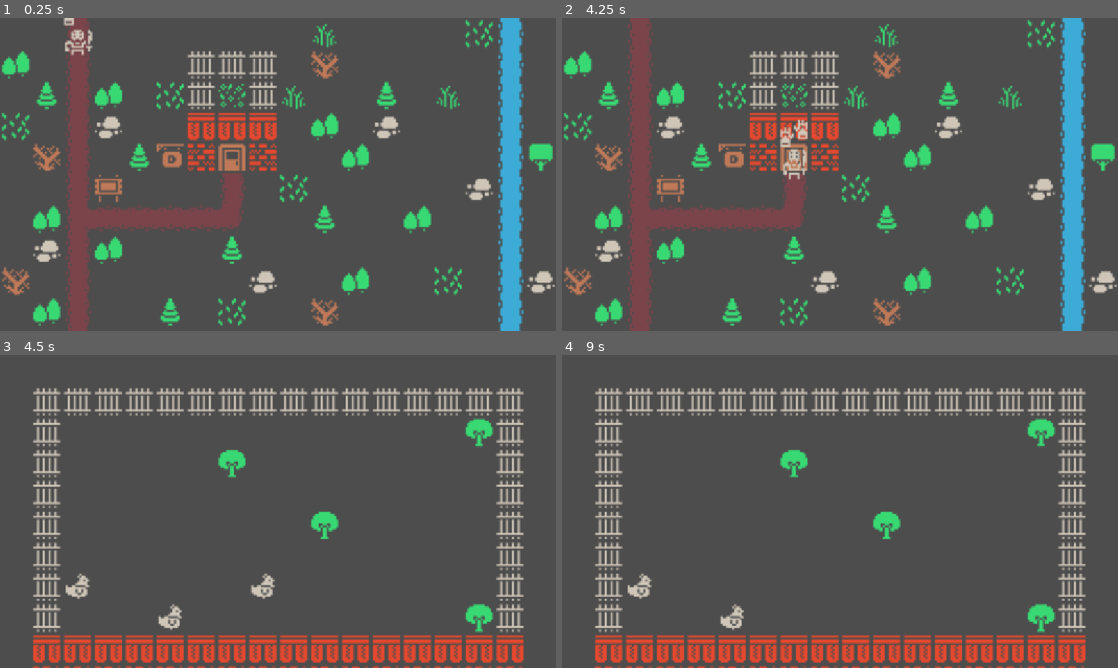
Above: before the commit, frames 1-4 (two rows, left to right).
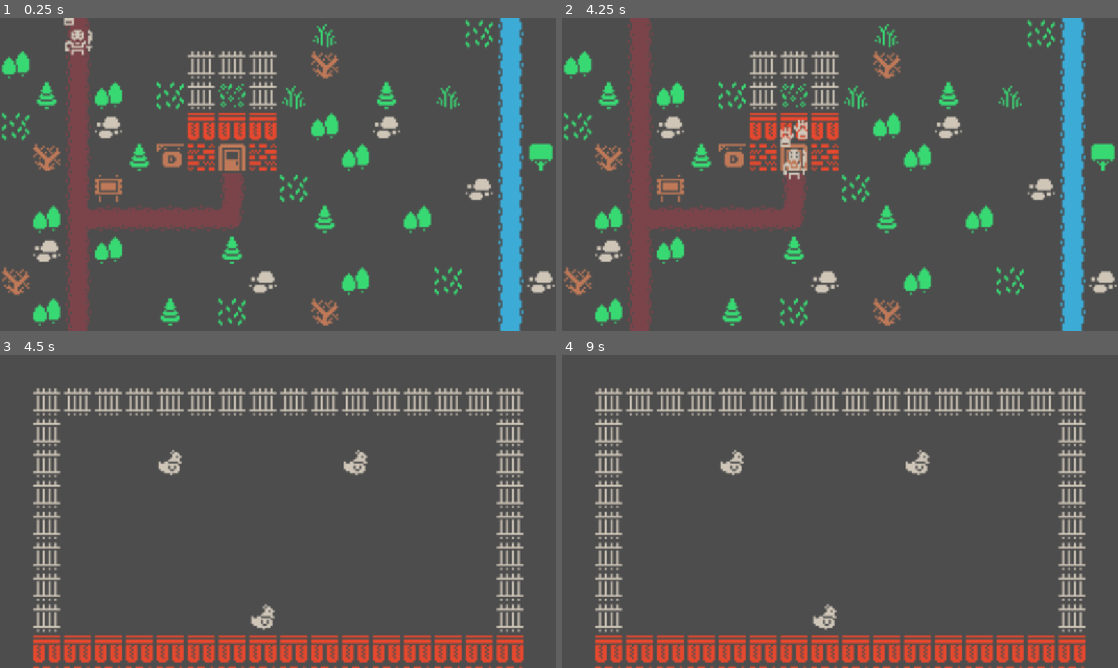
Above: after the commit, the same moments.

Repository: nagolyhprum/last-drop-brewery
Game: Godot game, scene res://Rooms/Town/Town.tscn
Two runs of this game, one before a commit and one after it. Both use one fixed random seed, a clock stepped at 60 frames per second and the inputs below.
Inputs (mouse positions are in pixels of both pictures, inside the frame that each line leads up to):
- Up to frame 1 (0.25 s): no input
- Up to frame 2 (4.25 s): move the mouse to (962, 158) at 0.52 s; click (962, 158) at 0.67 s; move the mouse to (728, 190) at 1.27 s; click (728, 190) at 1.42 s; move the mouse to (895, 105) at 2.02 s; click (895, 105) at 2.17 s; move the mouse to (812, 237) at 2.77 s; click (812, 237) at 2.92 s; move the mouse to (1006, 221) at 3.52 s; click (1006, 221) at 3.67 s
- Up to frame 3 (4.5 s): move the mouse to (111, 464) at 4.27 s; click (111, 464) at 4.42 s
- Up to frame 4 (9 s): tap Enter at 5, 6.5, 8 s; move the mouse to (840, 524) at 5.02 s; click (840, 524) at 5.17 s; tap Space at 5.75, 7.25, 8.75 s; move the mouse to (756, 433) at 5.77 s; click (756, 433) at 5.92 s; move the mouse to (962, 495) at 6.52 s; click (962, 495) at 6.67 s; move the mouse to (728, 527) at 7.27 s; click (728, 527) at 7.42 s; move the mouse to (895, 442) at 8.02 s; click (895, 442) at 8.17 s; move the mouse to (812, 574) at 8.77 s; click (812, 574) at 8.92 s

Frames 1-2 are identical in both runs. In frame 3, 2.4% of the frame differs, in the area x 11-89%, y 20-89%; in frame 4, 2.2%.

Commit message:
change stats

Diff:
--- a/Rooms/Garden/Garden.gd
+++ b/Rooms/Garden/Garden.gd
@@ -11,7 +11,7 @@
 	State.garden_sources_and_ingredients.resize(ROWS * COLUMNS)
 	for column in range(COLUMNS):
 		for row in range(ROWS):
-			if randf() > .90:
+			if randf() > .95:
 				var index = randi() % len(Scenes.SOURCES)
 				var source = Scenes.SOURCES[index].instantiate()
 				source.position.x = (column + OFFSET) * SIZE
